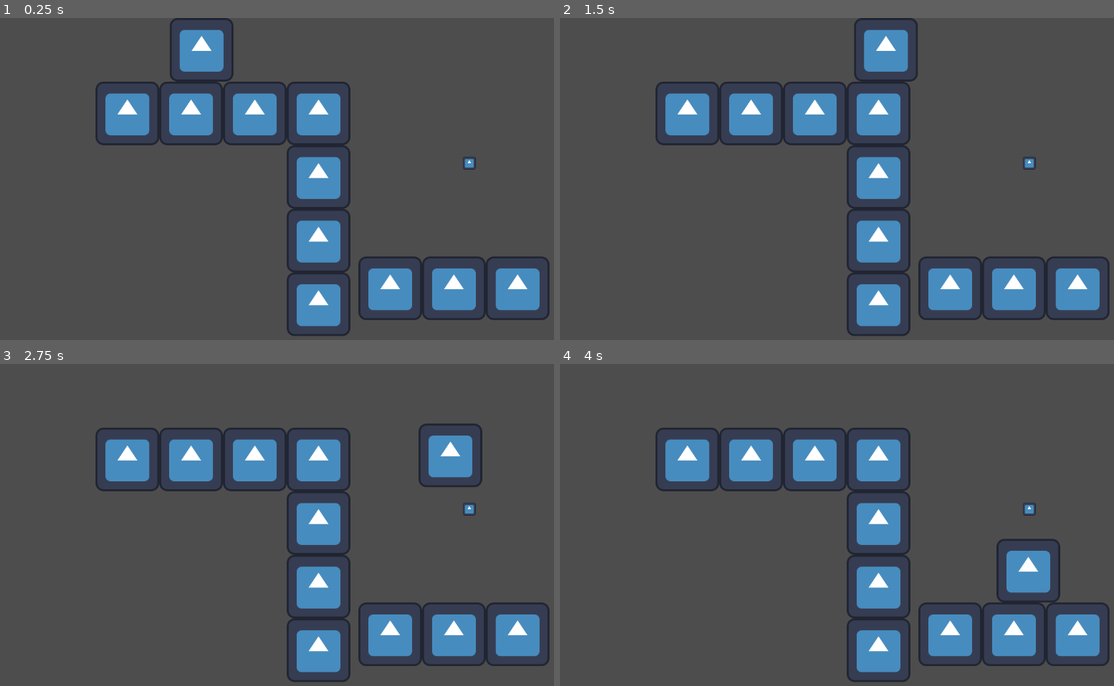
Above: before the commit, frames 1-4 (two rows, left to right).
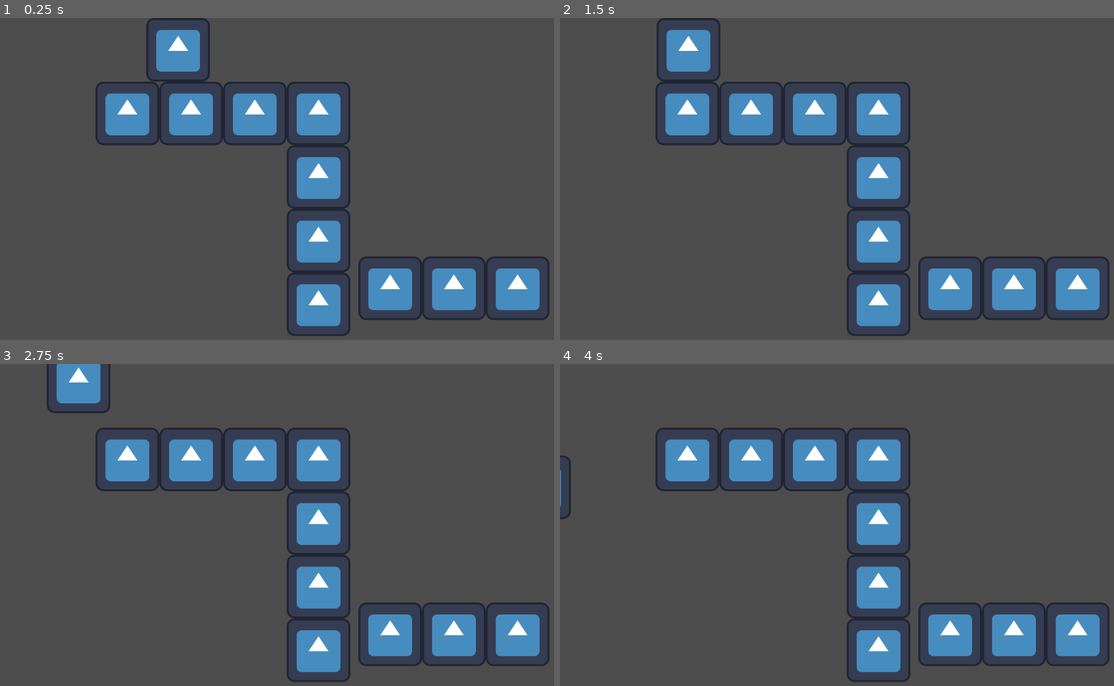
Above: after the commit, the same moments.

Repository: MichaelRRyan/ggj2024
Game: Godot game, scene res://test_level.tscn
Two runs of this game, one before a commit and one after it. Both use one fixed random seed, a clock stepped at 60 frames per second and the inputs below. This scene is started directly instead of the project's main scene. The engine's default icon, where the game draws it, is replaced by a stand-in: a white triangle on a blue panel in a dark square.
Inputs (mouse positions are in pixels of both pictures, inside the frame that each line leads up to):
- Up to frame 1 (0.25 s): no input
- Up to frame 2 (1.5 s): move the mouse to (975, 162) at 0.52 s; hold W (up) from 0.53 s (still down); move the mouse to (731, 195) at 1.27 s; click (731, 195) at 1.35 s
- Up to frame 3 (2.75 s): move the mouse to (343, 454) at 2.02 s; release W (up) at 2.03 s; tap W (up) at 2.1 s
- Up to frame 4 (4 s): move the mouse to (820, 589) at 2.77 s; hold W (up) from 2.78 s (still down); click (820, 589) at 2.85 s; move the mouse to (1019, 573) at 3.52 s

The runs differ from the first frame. In frame 1, 1.6% of the frame differs, in the area x 26-86%, y 0-48%; in frame 2, 2.7%, in the area x 17-86%, y 0-48%; in frame 3, 2.5%; in frame 4, 1.5%.

Commit message:
added simple idle state
a simple idle state, character moves a random direction every 1s, followed by a 1s pause

Diff:
--- a/Characters/basic-minion.gd
+++ b/Characters/basic-minion.gd
@@ -7,12 +7,15 @@
 var fall_strength : int = 0;
 @export var fall_dmg_thershold : float = 20.0
 @export var fall_dmg_ratio : float = 1.0
+var has_task : bool = false
 var has_axe : bool = false
 var is_moving : bool = true
 var has_target : bool = false
 var target_x : float = 0.0
 var target_x_diff : float = 0.0
 var direction : int = 0
+var rng = RandomNumberGenerator.new()
+var random_number = 0.0
 
 
 # Get the gravity from the project settings to be synced with RigidBody nodes.
@@ -44,6 +47,12 @@
 			direction = -1
 	else:
 		direction = 0
+
+	if has_task && not has_target:
+		if random_number >= 0.0:
+			direction = 1
+		else:
+			direction = -1
 	# Get the input direction and handle the movement/deceleration.
 	# As good practice, you should replace UI actions with custom gameplay actions.
 
@@ -57,6 +66,16 @@
 func _on_view_body_entered(body):
 	if body.is_in_group("tree"):
 		has_target = true
+		has_task = true
 		target_x = body.get_global_position().x
 		print(target_x)
 	pass # Replace with function body.
+
+
+func _on_timer_idle_timeout():
+	if not has_target:
+		has_task = not has_task
+		random_number = rng.randf_range(-1.0, 1.0)
+
+
+	pass # Replace with function body.
--- a/Characters/basic-minion.tscn
+++ b/Characters/basic-minion.tscn
@@ -25,4 +25,8 @@
 [node name="ViewCollisionShape2D" type="CollisionShape2D" parent="View"]
 shape = SubResource("RectangleShape2D_ruxlq")
 
+[node name="TimerIdle" type="Timer" parent="."]
+autostart = true
+
 [connection signal="body_entered" from="View" to="." method="_on_view_body_entered"]
+[connection signal="timeout" from="TimerIdle" to="." method="_on_timer_idle_timeout"]
--- a/test_level.tscn
+++ b/test_level.tscn
@@ -237,4 +237,4 @@
 jump_velocity = -200.0
 
 [node name="tree" parent="." instance=ExtResource("3_xvfbe")]
-position = Vector2(943, 292)
+position = Vector2(1450, 274)
